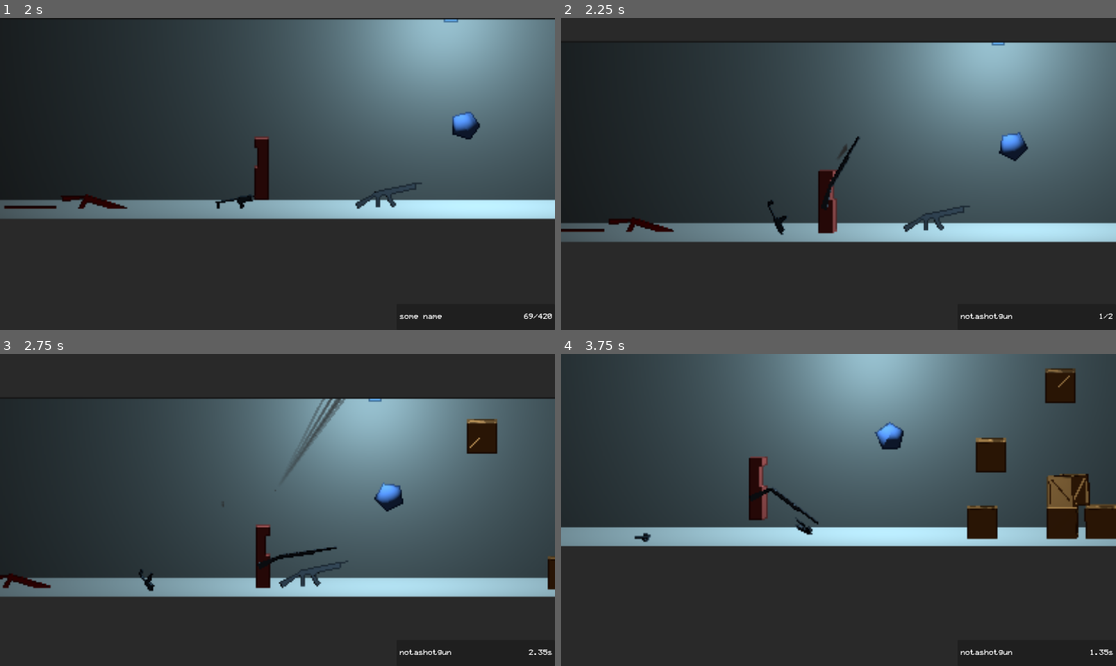
Above: before the commit, frames 1-4 (two rows, left to right).
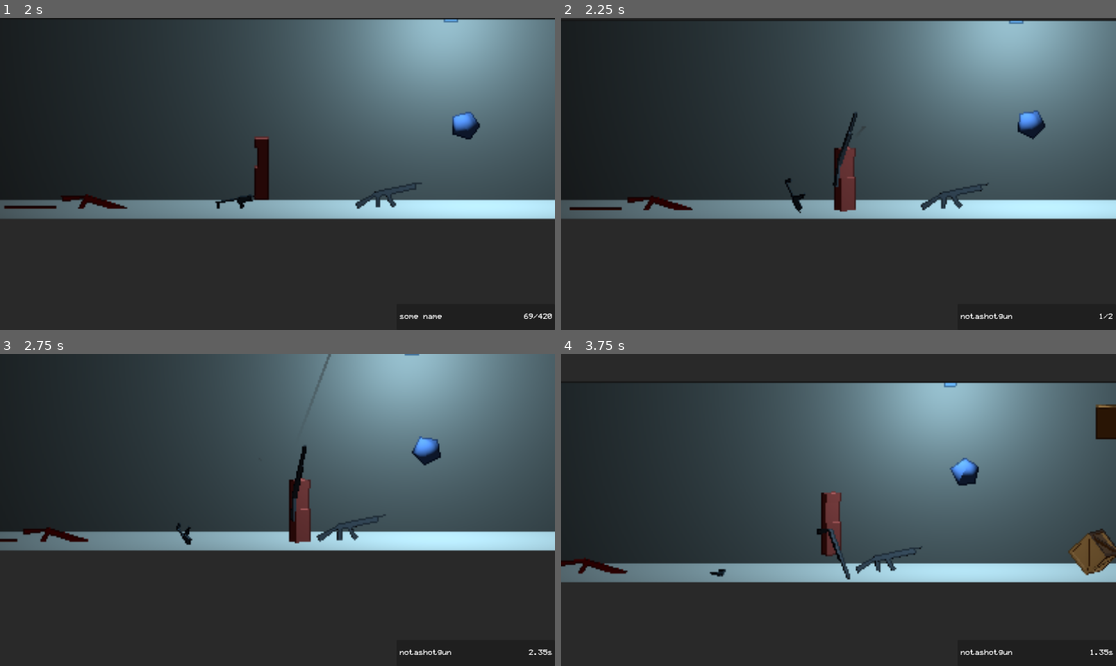
Above: after the commit, the same moments.

Repository: mncc8337/udgr
Game: Godot game, scene res://scenes/main.tscn
Same seed, same stepped clock (60 frames per second), same inputs: the game is played once before the commit and once after it. Sound files missing from this copy of the repository are replaced by a short silence.
Inputs (mouse positions are in pixels of both pictures, inside the frame that each line leads up to):
- Up to frame 1 (2 s): move the mouse to (399, 158) at 0.52 s; press the mouse at (399, 158) at 0.53 s; hold D (right) 0.53-1.28 s; move the mouse to (166, 189) at 1.27 s; release the mouse at (166, 189) at 1.28 s; hold A (left) from 1.28 s (still down); click (166, 189) at 1.35 s
- Up to frame 2 (2.25 s): move the mouse to (894, 105) at 2.02 s; release A (left) at 2.03 s; press the mouse at (894, 105) at 2.03 s; hold D (right) from 2.03 s (still down); tap F (pickup) at 2.1 s
- Up to frame 3 (2.75 s): keep holding D (right)
- Up to frame 4 (3.75 s): move the mouse to (810, 572) at 2.77 s; release D (right) at 2.78 s; release the mouse at (810, 572) at 2.78 s; hold W (up) 2.78-3.53 s; click (810, 572) at 2.85 s; move the mouse to (1005, 556) at 3.52 s; press the mouse at (1005, 556) at 3.53 s; hold A (left) from 3.53 s (still down)

Frame 1 is identical in both runs. In frame 2, 20% of the frame differs, in the area x 0-100%, y 0-72%; in frame 3, 39%; in frame 4, 44%, in the area x 0-100%, y 0-74%.
Error after the commit: Invalid access to property or key 'view_range_increase_to' on a base object of type 'RigidBody3D (gun.gd)'. (res://scripts/camera.gd:31)

Commit message:
Add files via upload

Diff:
--- a/scripts/gun.gd
+++ b/scripts/gun.gd
@@ -3,34 +3,37 @@
 @onready var MAIN = get_tree().get_root().get_node("main")
 @onready var ammo_text = get_tree().get_root().get_node("main/UI/Panel/ammo")
 @onready var players = get_tree().get_nodes_in_group("player")
+
 @onready var trail = preload("res://scenes/trail.tscn")
-
 @export var gun_name: String
+@export var animation_between_reload : String
 @export var damage = 41.0
 @export var max_recoil = .1 # time PI/2
 @export var inaccuracy = 0.01
 @export var firing_speed = .1
-@export var bullet_per_shot = 1
 @export var magazine_size = 40
-@export var view_range_increase_to = 6.5
-@export var speed_when_holding = 1.0 # * 100 %
 @export var audio_stream: AudioStream
-@export var between_firing_animation = "no"
+@export var speed_when_holding = 1.0
+@export var reload_sound_pos : Node3D
+@export var between_firing_animation = false
 
 var is_holding = false
 var magazine: int
 var reloading_animation = false
-
+var _reload_between_firing = false
 func _ready():
 	magazine = magazine_size
 	$Timer.wait_time = firing_speed
 	$flash_timer.wait_time = .05
 	$flash_timer.timeout.connect(_on_flash_timer_timeout)
 	$AnimationPlayer.animation_finished.connect(_on_finish_reloaded)
-
+	print(animation_between_reload)
 func _on_flash_timer_timeout():
 	$flash.visible = false
-
+func _on_finish_reloaded_between_firing():
+	if is_holding and _reload_between_firing:
+		$AnimationPlayer2.stop()
+	_reload_between_firing = false
 func _on_finish_reloaded(anim_name):
 	if is_holding and reloading_animation:
 		magazine = magazine_size
@@ -46,10 +49,16 @@
 		if magazine > 0:
 			$AnimationPlayer.speed_scale = 1.5
 		$AnimationPlayer.play("reloading")
+		$StreamPlayers/Reload_Sound.global_position = reload_sound_pos.global_position
+		$StreamPlayers/Reload_Sound.play()
 		reloading_animation = true
 		# player
 		get_parent().get_parent().is_reloading = true
-
+func reload_between_firing():
+	if is_holding and animation_between_reload != "":
+		$AnimationPlayer2.speed_scale=1
+		$AnimationPlayer2.play(animation_between_reload)
+		_reload_between_firing = true
 func toggle_holding(hold):
 	if hold:
 		linear_velocity = Vector3.ZERO
@@ -66,42 +75,20 @@
 		freeze = false
 
 func play_firing_sound():
-	if audio_stream == null: return
-
+	if audio_stream == null : return
 	var audioStreamPlayer = AudioStreamPlayer3D.new();
 	MAIN.add_child(audioStreamPlayer)
 	audioStreamPlayer.stream = audio_stream
 	audioStreamPlayer.global_position = $firing_sound_pos.global_position
-	audioStreamPlayer.pitch_scale = MAIN.rng.randf_range(0.8, 1.2)
+	audioStreamPlayer.pitch_scale = MAIN.rng.randf_range(0.9, 1.1)
 	audioStreamPlayer.volume_db = .8
-
 	audioStreamPlayer.finished.connect(audioStreamPlayer.queue_free)
 	audioStreamPlayer.play()
-
-func shot_bullet():
-	var angle = MAIN.rng.randf_range(-inaccuracy, inaccuracy)
-	$raycast.rotation.z = angle # this make bullet inaccurate
-	$raycast.force_raycast_update()
-
-	var point = $raycast.get_collision_point()
-	if not $raycast.is_colliding():
-		var dir = ($raycast.global_position - $start.global_position) * 400
-		point.x = $raycast.global_position.x + dir.x
-		point.y = $raycast.global_position.y + dir.y
-
-	var obj = $raycast.get_collider()
-	if obj != null:
-		if obj.is_in_group("box"):
-			obj.hit_received.emit(damage)
-
-	var new_trail = trail.instantiate()
-	MAIN.add_child(new_trail)
-	new_trail.startpoint = $raycast.global_position
-	new_trail.endpoint = point
-	new_trail.start(0.2)
-
-	$raycast.rotation.z = 0
-
+	if between_firing_animation :
+		$StreamPlayers/between_firing_sound.pitch_scale = MAIN.rng.randf_range(0.9, 1.1)
+		$StreamPlayers/between_firing_sound.global_position = $reload_bwt_f_pos.global_position
+		$StreamPlayers/between_firing_sound.volume_db = 1
+		$StreamPlayers/between_firing_sound.play()
 func _physics_process(_delta):
 	position.z = 0
 	linear_velocity.z = 0
@@ -132,13 +119,32 @@
 			and $Timer.is_stopped()
 			and is_holding
 			and reloading_stopped):
+		var angle = MAIN.rng.randf_range(-inaccuracy, inaccuracy)
+		$raycast.rotation.z = angle # this make bullet inaccurate
+		$raycast.force_raycast_update()
 
-		for i in bullet_per_shot:
-			shot_bullet()
+		var point = $raycast.get_collision_point()
+		if not $raycast.is_colliding():
+			var dir = ($raycast.global_position - $start.global_position) * 400
+			point.x = $raycast.global_position.x + dir.x
+			point.y = $raycast.global_position.y + dir.y
 
+		var obj = $raycast.get_collider()
+		if obj != null:
+			if obj.is_in_group("box"):
+				obj.hit_received.emit(damage)
+
+		var new_trail = trail.instantiate()
+		MAIN.add_child(new_trail)
+		new_trail.startpoint = $raycast.global_position
+		new_trail.endpoint = point
+		new_trail.start(0.2)
+
+		$raycast.rotation.z = 0
 		$flash.visible = true
 		$flash_timer.start()
 		play_firing_sound()
+		reload_between_firing()
 
 		var recoil = MAIN.rng.randf_range(max_recoil * PI/2 * 0.5, max_recoil * PI/2)
 		rotation.z += recoil
@@ -150,8 +156,8 @@
 		else:
 			ammo_text.text = str(magazine) + "/" + str(magazine_size)
 			$Timer.start()
-			if between_firing_animation != "no":
-				$AnimationPlayer.play(between_firing_animation)
+
+
 
 	if is_holding:
 		var min_length = ($raycast.global_position - get_parent().global_position).length()
